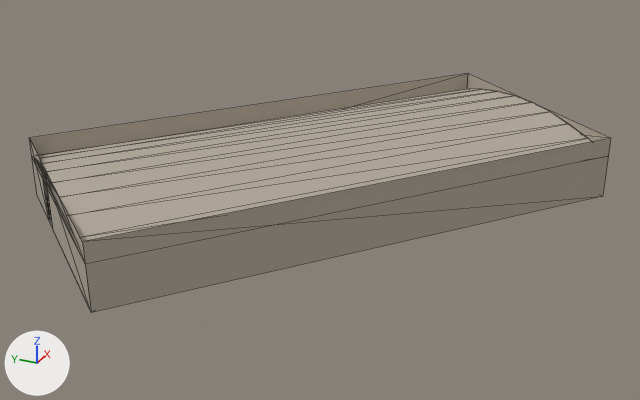
The glTF model assets/source/worlds/leonberg/handmade/schloss/schloss_keller_verlies.glb as it was, and as the next commit left it.
One viewpoint serves both versions: a camera (50 mm lens) standing at (-30.2, -19.7, 21.7) and looking at (8.1, -2.5, 2.6). The lights are fixed; the arrows at lower left show +X, +Y and +Z. The picture after the commit comes second. Mesh edges are drawn as thin lines. Vertices at exactly the same position are counted once.

Objects in the first picture: 'schloss_keller_verlies'.
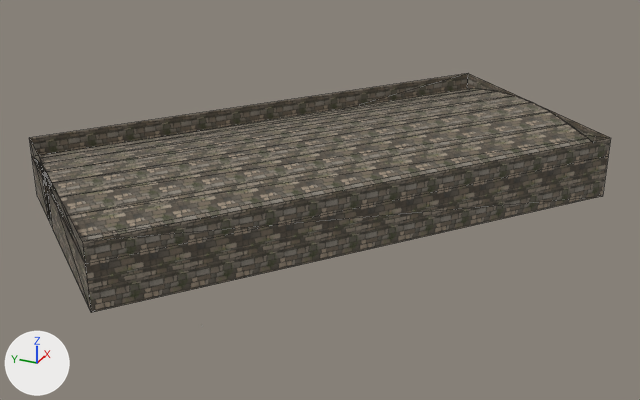
Boxes [x1, y1, x2, y2] around the edits, measured in the pictures (640 x 400 px):
'schloss_keller_verlies', recoloured, surface changed (darker): [29, 73, 611, 312] in both
part 1 of me_schloss_keller_verlies, recoloured (darker): [29, 73, 611, 312] in both

The change, as a diff of the scene's bpy script:
```diff
--- a/assets/source/worlds/leonberg/handmade/schloss/schloss_keller_verlies.glb.py
+++ b/assets/source/worlds/leonberg/handmade/schloss/schloss_keller_verlies.glb.py
@@ img_stone_normal_png @@
+img_stone_normal_png = load_image('stone_normal.png', '../../../../furniture/textures/stone_normal.png', 512, 512, 'Non-Color')
@@ img_stone_albedo_png @@
+img_stone_albedo_png = load_image('stone_albedo.png', '../../../../furniture/textures/stone_albedo.png', 512, 512, 'sRGB')
@@ mat_stone_cellar @@
+mat_stone_cellar = bpy.data.materials.new('stone_cellar')
+# colours: grey #b3aa9b
+# uses the picture img_stone_albedo_png
+# uses the picture img_stone_normal_png
@@ me_schloss_keller_verlies @@
 me_schloss_keller_verlies.from_pydata(...)  # 32 vertices, 44 faces; spans x -6.1..22.2, y -15.8..10.9, z 2.8..6.1
 # used by ob_schloss_keller_verlies; location = (0.0, 0.0, 0.0)
+# me_schloss_keller_verlies part 1: all 42 faces that had it switch from mat_stone (grey #b3aa9b) to mat_stone_cellar
+# me_schloss_keller_verlies part 2: texture (UV) coordinates changed
 me_schloss_keller_verlies.materials.append(mat_stone_slab)
```
